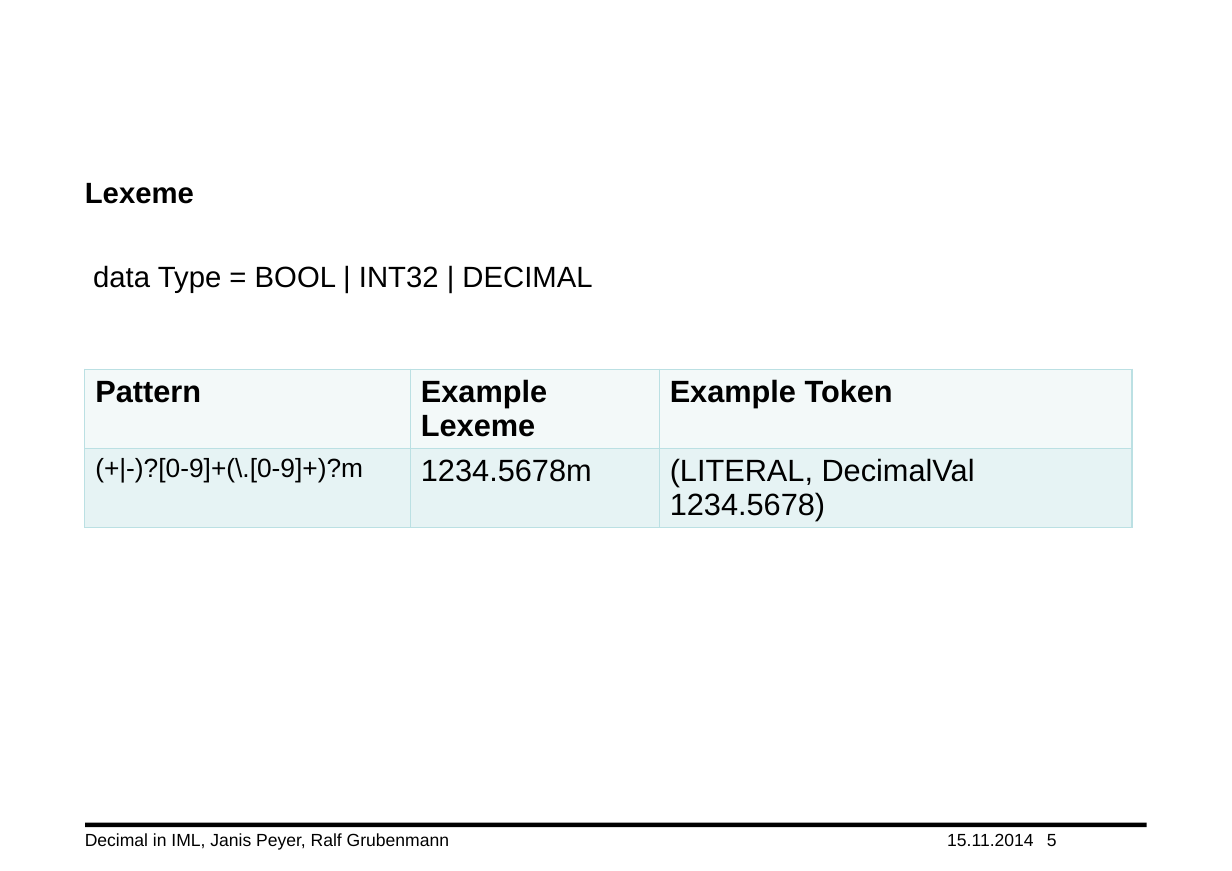
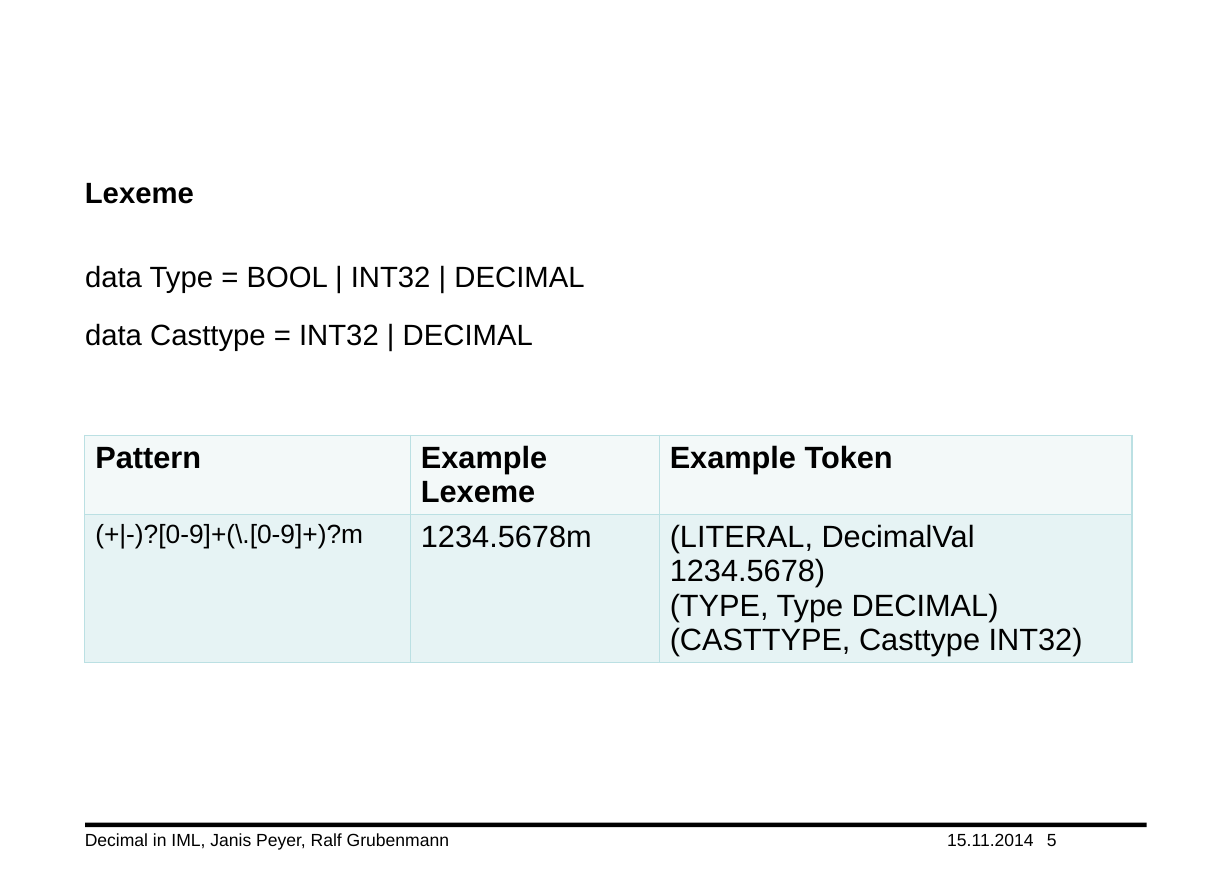
Before and after one commit to TheJP/cpib, a slide deck: slide 5 of Documents/Decimal Datentyp in IML.pptx. Drawn at 1232x871 pixels with LibreOffice and Linux fonts; fonts in the diff are those of the drawing; background and template pictures are left out. Boxes give left, top, right and bottom in pixels: in the first picture for what was removed or moved away, otherwise in the second. Text is boxed around its words. In the diff, an @@ line names an element or a change of style, - is before the commit and + after.

```diff
--- a/Documents/Decimal Datentyp in IML.pptx
+++ b/Documents/Decimal Datentyp in IML.pptx
@@ text at box(85, 323, 533, 351): paragraph added @@
+data Casttype = INT32 | DECIMAL
@@ table at box(84, 435, 1132, 660) @@
-row 2, column 3: (LITERAL, DecimalVal 1234.5678)
+row 2, column 3: (LITERAL, DecimalVal 1234.5678) / (TYPE, Type DECIMAL) / (CASTTYPE, Casttype INT32)
@@ table: place and size @@
-table at box(84, 369, 1132, 525)
+table at box(84, 435, 1132, 660)
```
Also in this commit, not shown: 2 other slides changed, 2 other files.
